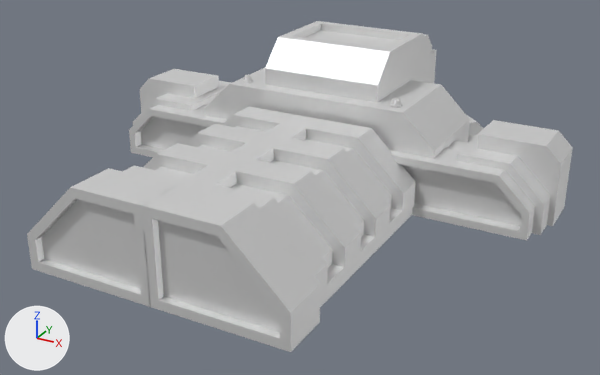
The glTF model glb/coravp.glb, before and after one commit.
Before and after are seen from a camera (50 mm lens) standing at (108.6, -193.9, 101.3) and looking at (3.9, -3.6, 6.1). The axes (+X, +Y, +Z) are drawn at lower left. The lights are the same throughout. The picture after the commit comes second. Both versions are drawn at frame 0 of the action 'ActivateClose'; the numbers are the values there.

Before the edit, the objects in view are built like this:
```python
me_base = bpy.data.meshes.new('base')
me_base.from_pydata(...)  # 538 vertices, 772 faces; spans x -70.6..70.6, y 7.0..70.4, z 0.0..41.2
me_base.materials.append(mat_s3o_default)  # white #e7e7e7
me_doorl = bpy.data.meshes.new('doorl')
me_doorl.from_pydata(...)  # 382 vertices, 666 faces; spans x -0.1..36.8, y -62.3..13.4, z 0.0..25.5
me_doorl.materials.append(mat_s3o_default)  # white #e7e7e7
me_doorr = bpy.data.meshes.new('doorr')
me_doorr.from_pydata(...)  # 382 vertices, 666 faces; spans x -36.8..0.1, y -62.3..13.4, z 0.0..25.5
me_doorr.materials.append(mat_s3o_default)  # white #e7e7e7
ob_base = bpy.data.objects.new('base', me_base)
ob_base.location = (0.0, 0.0, 0.0)
ob_doorl = bpy.data.objects.new('doorl', me_doorl)
ob_doorl.parent = ob_base
ob_doorl.location = (0.0, -5.0, 0.0)
ob_doorr = bpy.data.objects.new('doorr', me_doorr)
ob_doorr.parent = ob_base
ob_doorr.location = (0.0, -5.0, 0.0)
```
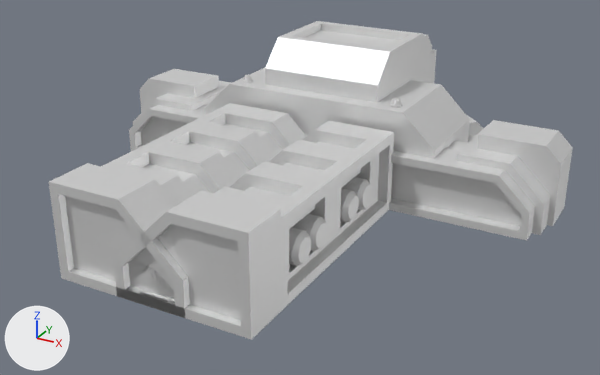
What differs and where, as boxes (x1, y1, x2, y2) in the pictures (600 x 375 px):
'doorl', moved: before (142, 117, 416, 352); after (49, 103, 306, 318)
'doorr', moved: before (27, 106, 307, 307); after (113, 121, 394, 339)

The change, as a list of edits to the scene's bpy script:
```text
Change ob_doorl:
    ob_doorl.location: (0.0, -5.0, 0.0) -> (-27.0, -5.0, 0.0)
Change ob_doorr:
    ob_doorr.location: (0.0, -5.0, 0.0) -> (27.0, -5.0, 0.0)
```
